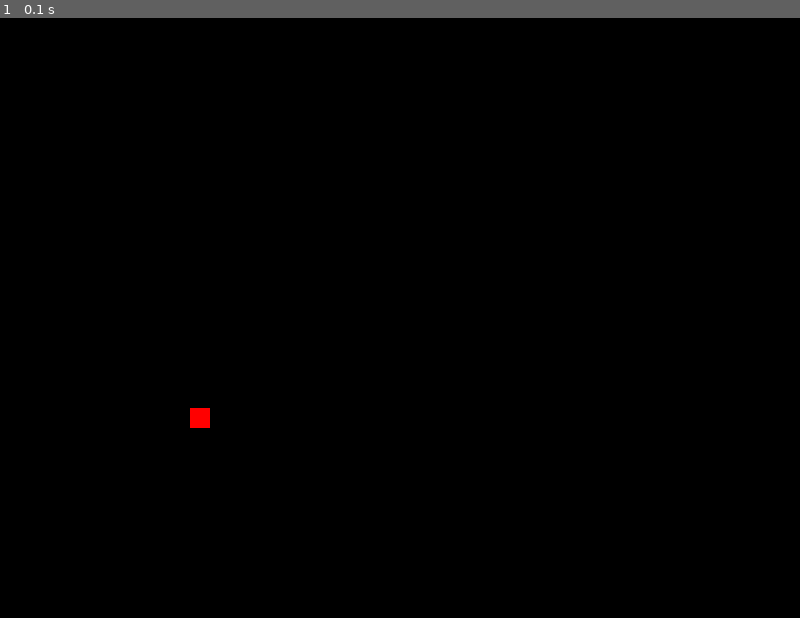
Above: before the commit, frame 1.
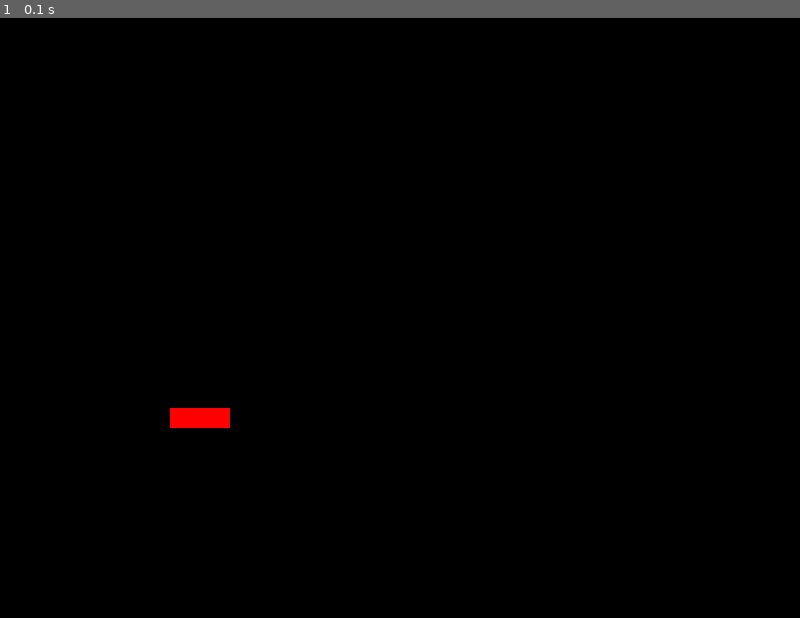
Above: after the commit, the same moment.

Repository: birdcode495/curso_pygame
Game: pygame game, started from main.py
Same seed, same stepped clock (60 frames per second), same inputs: the game is played once before the commit and once after it.
Inputs:
- Up to frame 1 (0.1 s): no input

The runs differ from the first frame. In frame 1, 0.2% of the frame differs, in the area x 21-29%, y 65-69%.

Commit message:
Change the created object's form and size

Diff:
--- a/characters.py
+++ b/characters.py
@@ -5,7 +5,7 @@
 
 	def __init__(self, x, y):
 
-		self.shape = pygame.Rect(0, 0, 20, 20)
+		self.shape = pygame.Rect(0, 0, 60, 20)
 		self.shape.center = (x, y)
 
 	def draw(self, interface):
